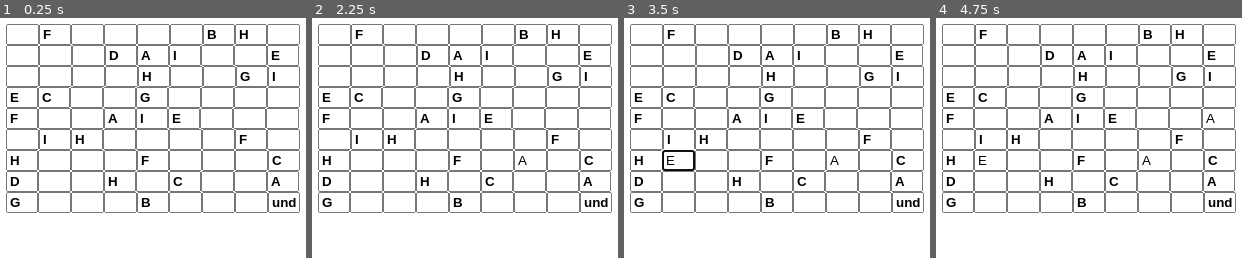
Above: before the commit, frames 1-4 (left to right).
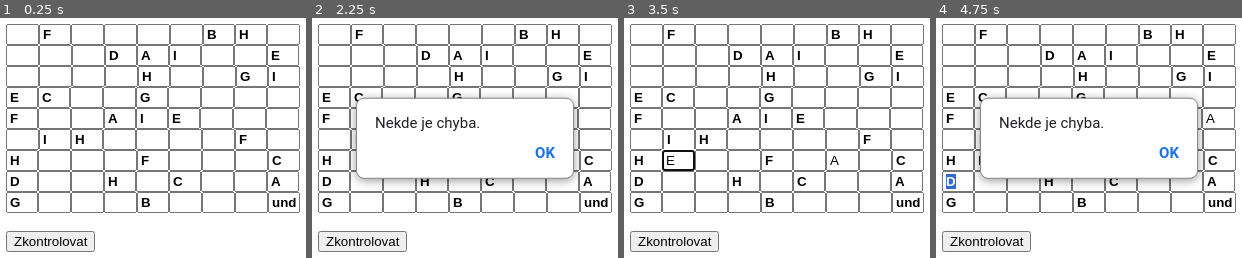
Above: after the commit, the same moments.

Repository: jankoudelka1/Sudoku
Game: browser game, page index.html
Same seed, same stepped clock (60 frames per second), same inputs: the game is played once before the commit and once after it. When the page shows a pop-up message, it is drawn as a white box for half a second while everything else waits; a line starting with > is the answer the replay typed.
Inputs (mouse positions are in pixels of both pictures, inside the frame that each line leads up to):
- Up to frame 1 (0.25 s): no input
- Up to frame 2 (2.25 s): click (532, 162) at 1.27 s; type "a" at 1.27 s; tap Enter at 1.3, 1.9 s; click (367, 202) at 1.87 s; type "r" at 1.87 s; click (364, 241) at 2.02 s, where only the run after the commit has a clickable "Zkontrolovat"
- Up to frame 3 (3.5 s): click (807, 181) at 2.47 s; type "s" at 2.47 s; tap Enter at 2.5, 3.1 s; click (679, 162) at 3.07 s; type "e" at 3.07 s
- Up to frame 4 (4.75 s): click (1217, 118) at 3.67 s; type "a" at 3.67 s; tap Enter at 3.7, 4.3 s; click (957, 181) at 4.27 s; type "r" at 4.27 s; click (988, 241) at 4.52 s, where only the run after the commit has a clickable "Zkontrolovat"

The runs differ from the first frame. In frame 1, 0.8% of the frame differs, in the area x 1-32%, y 88-98%; in frame 2, 8.9%; in frame 3, 0.8%; in frame 4, 9.1%, in the area x 1-87%, y 32-98%.

Commit message:
commit 3

Diff:
--- a/index.html
+++ b/index.html
@@ -5,6 +5,8 @@
 </head>
 <body>
 <div id="sudoku"></div>
+<br>
+<button onclick="check()">Zkontrolovat</button>
 <script src="script.js"></script>
 </body>
 </html>
--- a/script.js
+++ b/script.js
@@ -6,8 +6,17 @@
     "-F----BH----DAI--E----H--GIEC--G----F--AIE----IH----F-H---F---CD--H-C--AG---B---"
 ];
 
+let solutions = [
+    "ECDFGHIABFGBIAECDHAIHCDBEFGHEIGFADBCDBFHECGIGACIBDHEFIFAECGBHDBHGDAIFCECDEBHFAGI",
+    "HEIGFADBCDBFHECGIGACIBDHEFIFAECGBHDBHGDAIFCECDEBHFAGIECDFGHIABFGBIAECDHAIHCDBEFG",
+    "FIFAECGBHDBHGDAIFCECDEBHFAGIECDFGHIABFGBIAECDHAIHCDBEFGHEIGFADBCDBFHECGIGACIBDHE"
+];
+
 let r = Math.floor(Math.random() * 3);
 let puzzle = puzzles[r];
+let solution = solutions[r];
+
+let inputs = [];
 
 for (let i = 0; i < 81; i++) {
     let cell = document.createElement("input");
@@ -29,9 +38,24 @@
     };
 
     board.appendChild(cell);
+    inputs.push(cell);
 
     if ((i + 1) % 9 === 0) {
         let br = document.createElement("br");
         board.appendChild(br);
     }
 }
+
+function check() {
+    let win = true;
+    for (let i = 0; i < 81; i++) {
+        if (inputs[i].value !== solution[i]) {
+            win = false;
+        }
+    }
+    if (win) {
+        alert("Sudoku je spravne!");
+    } else {
+        alert("Nekde je chyba.");
+    }
+}
